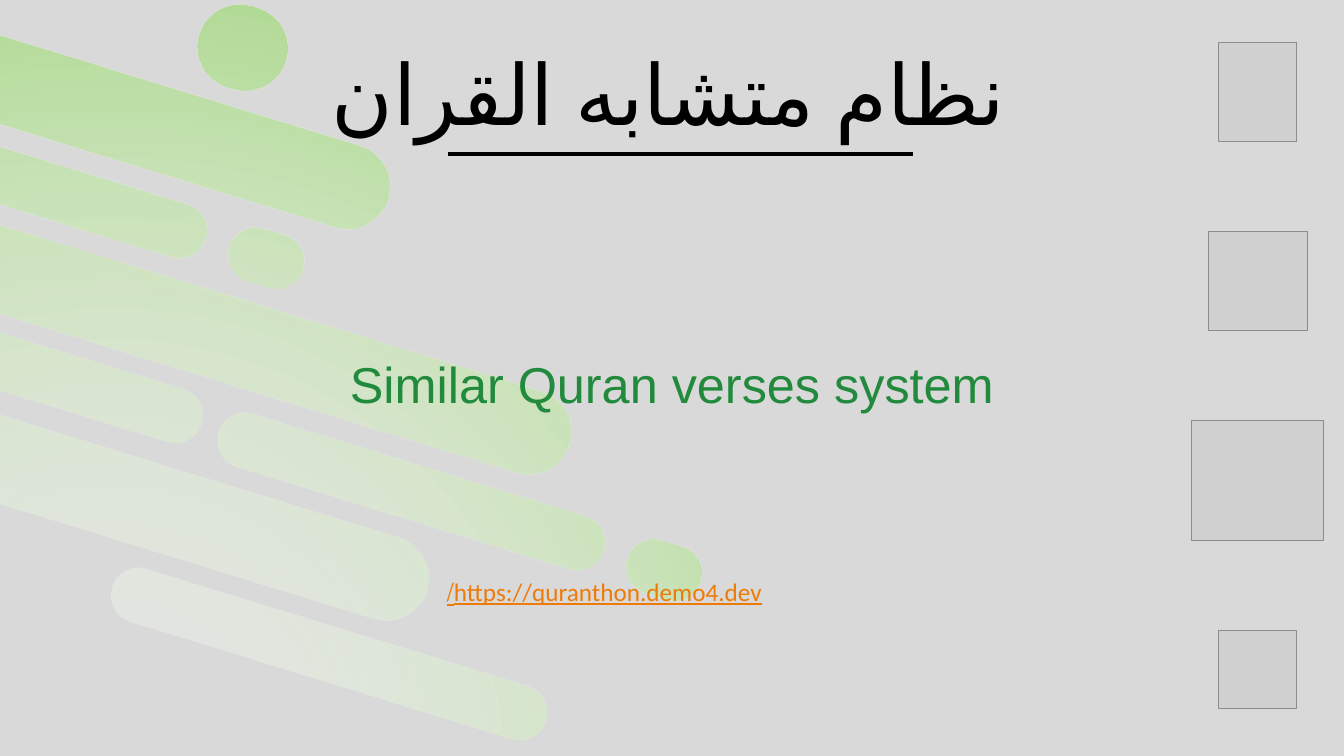
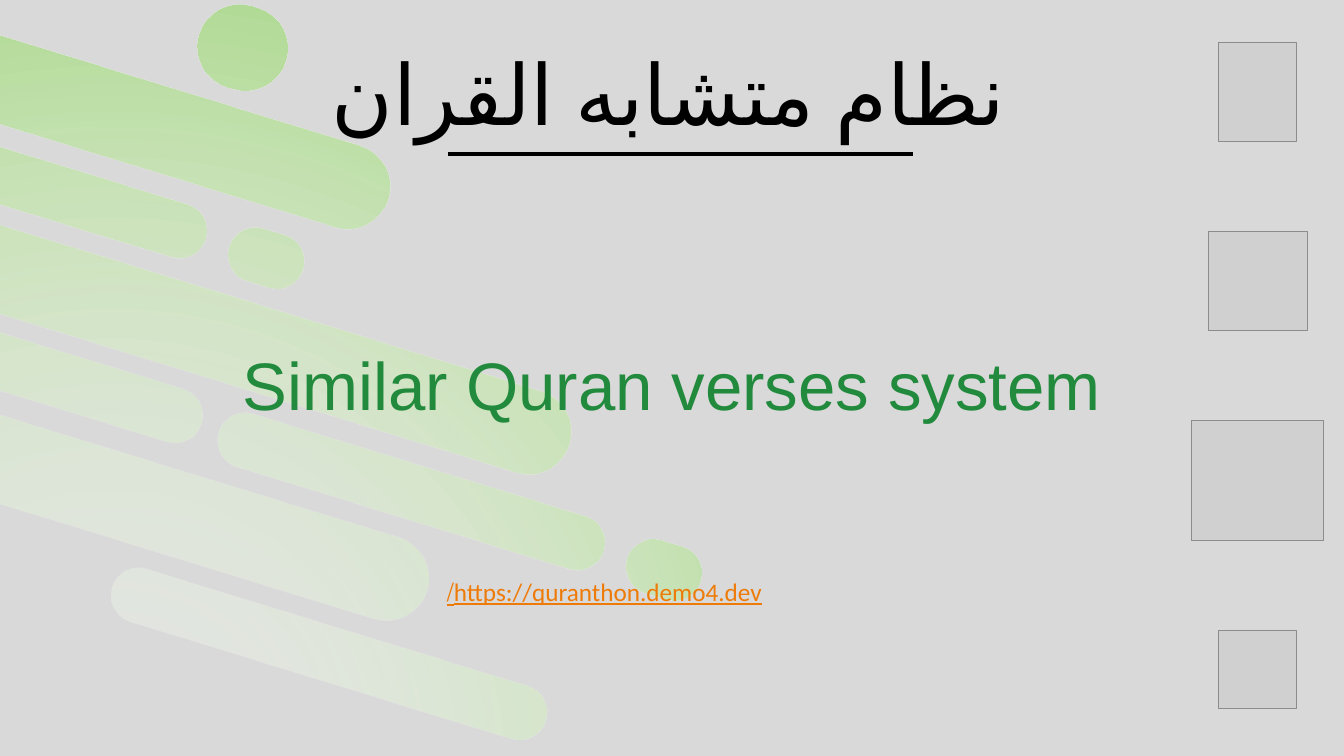
Before and after one commit to Alsafady/quranthon, a slide deck: slide 2 of Quran_Similarities.pptx. Drawn at 1344x756 pixels with LibreOffice and Linux fonts; fonts in the diff are those of the drawing; grey boxes stand for pictures. Boxes give left, top, right and bottom in pixels: in the first picture for what was removed or moved away, otherwise in the second. Text is boxed around its words. In the diff, an @@ line names an element or a change of style, - is before the commit and + after.

```diff
--- a/Quran_Similarities.pptx
+++ b/Quran_Similarities.pptx
@@ text "Similar Quran verses system" at [243,361,1101,423]: size 36 to 48 pt @@
```
Also in this commit, not shown: 1 other slide changed.
